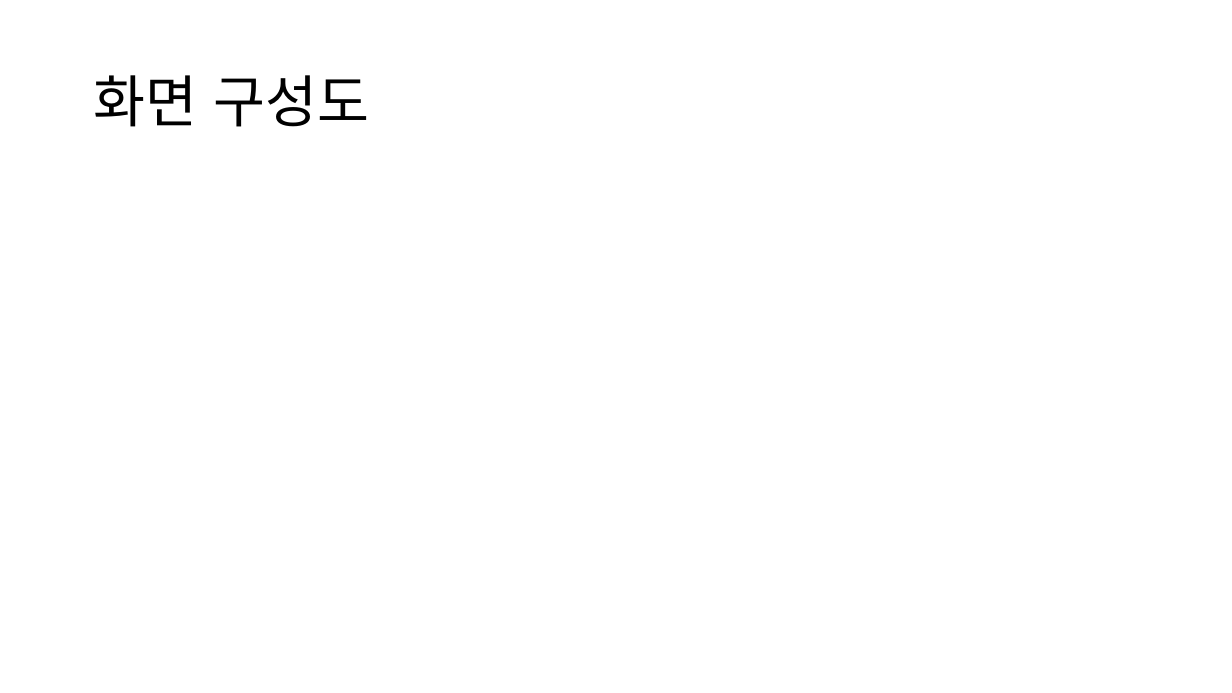
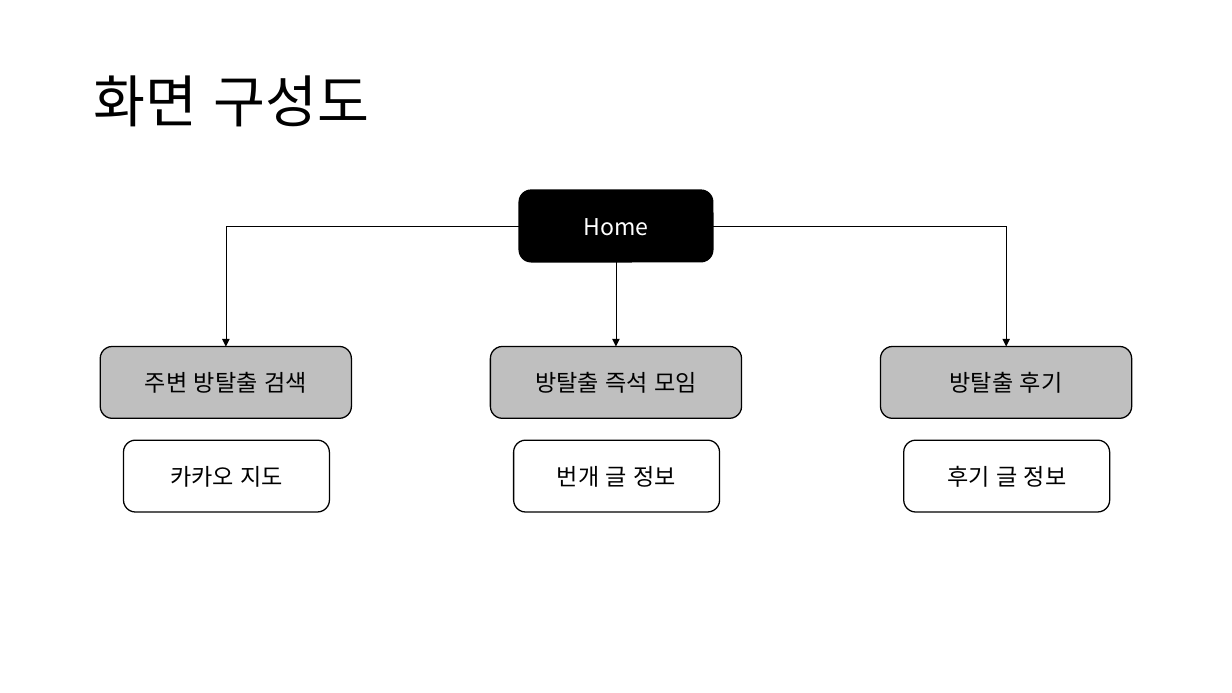
Before and after one commit to MJKim99/Frontend-Study, a slide deck: slide 3 of myweb/doc/UI 설계 문서.pptx. Drawn at 1232x693 pixels with LibreOffice and Linux fonts; fonts in the diff are those of the drawing. Boxes give left, top, right and bottom in pixels: in the first picture for what was removed or moved away, otherwise in the second. Text is boxed around its words. In the diff, an @@ line names an element or a change of style, - is before the commit and + after.

```diff
--- a/myweb/doc/UI 설계 문서.pptx
+++ b/myweb/doc/UI 설계 문서.pptx
@@ rounded rectangle added at [519,190,714,262], fill #000000, outline #000000 1 pt, 18 pt, text #FFFFFF @@
+Home
@@ elbow arrow added from (519, 226) to (226, 347), #000000 0.5 pt @@
@@ elbow arrow added from (714, 226) to (1006, 347), #000000 0.5 pt @@
@@ arrow added from (616, 262) to (616, 347), #000000 0.5 pt @@
@@ rounded rectangle added at [101,347,352,419], fill #BFBFBF, outline #000000 1 pt, 18 pt, text #000000 @@
+주변 방탈출 검색
@@ rounded rectangle added at [491,347,742,419], fill #BFBFBF, outline #000000 1 pt, 18 pt, text #000000 @@
+방탈출 즉석 모임
@@ rounded rectangle added at [881,347,1132,419], fill #BFBFBF, outline #000000 1 pt, 18 pt, text #000000 @@
+방탈출 후기
@@ rounded rectangle added at [124,440,330,512], fill #FFFFFF, outline #000000 1 pt, 18 pt, text #000000 @@
+카카오 지도
@@ rounded rectangle added at [514,440,720,512], fill #FFFFFF, outline #000000 1 pt, 18 pt, text #000000 @@
+번개 글 정보
@@ rounded rectangle added at [904,440,1110,512], fill #FFFFFF, outline #000000 1 pt, 18 pt, text #000000 @@
+후기 글 정보
```
Also in this commit, not shown: 1 other slide changed, 9 other files.
